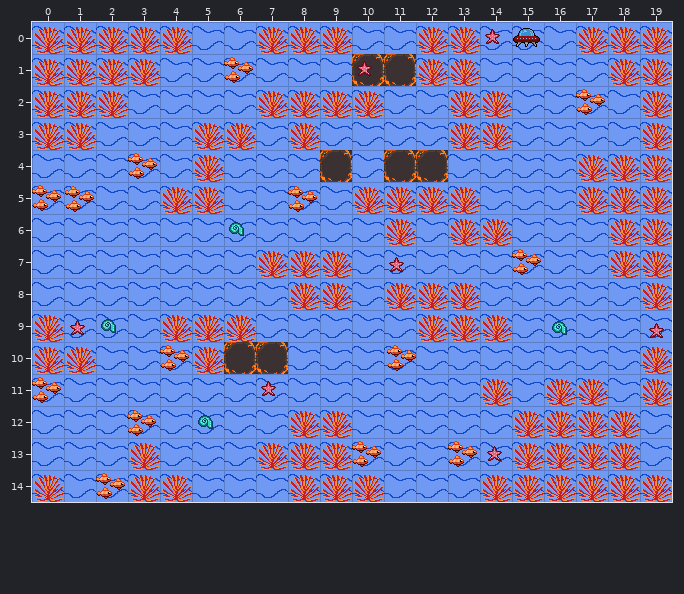
An edit to a level. Tiled map, tiled/level-02.tmx. This is how it looked before the edit.
Cells are 32x32 px. Shown: x 0..19, y 0..14.
After the commit:
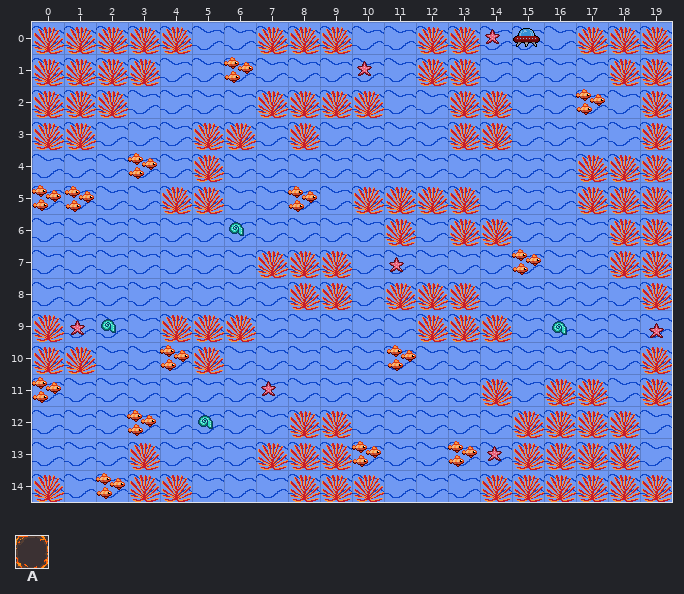
Key: from "tileset": A 4.
_ is an empty cell.
Author's note on the commit: Hintergrund bei Map Level 2 geändert
Edits made:
Layer "Obstacles":
y 1: x 10..11 AA -> __
y 4: x 9 A -> _; x 11..12 AA -> __
y 10: x 6..7 AA -> __
Boxes around the changes in both pictures, in picture pixels (x1, y1, x2, y2):
removed: (352, 54, 416, 86)
removed: (320, 150, 352, 182)
removed: (384, 150, 448, 182)
removed: (224, 342, 288, 374)
